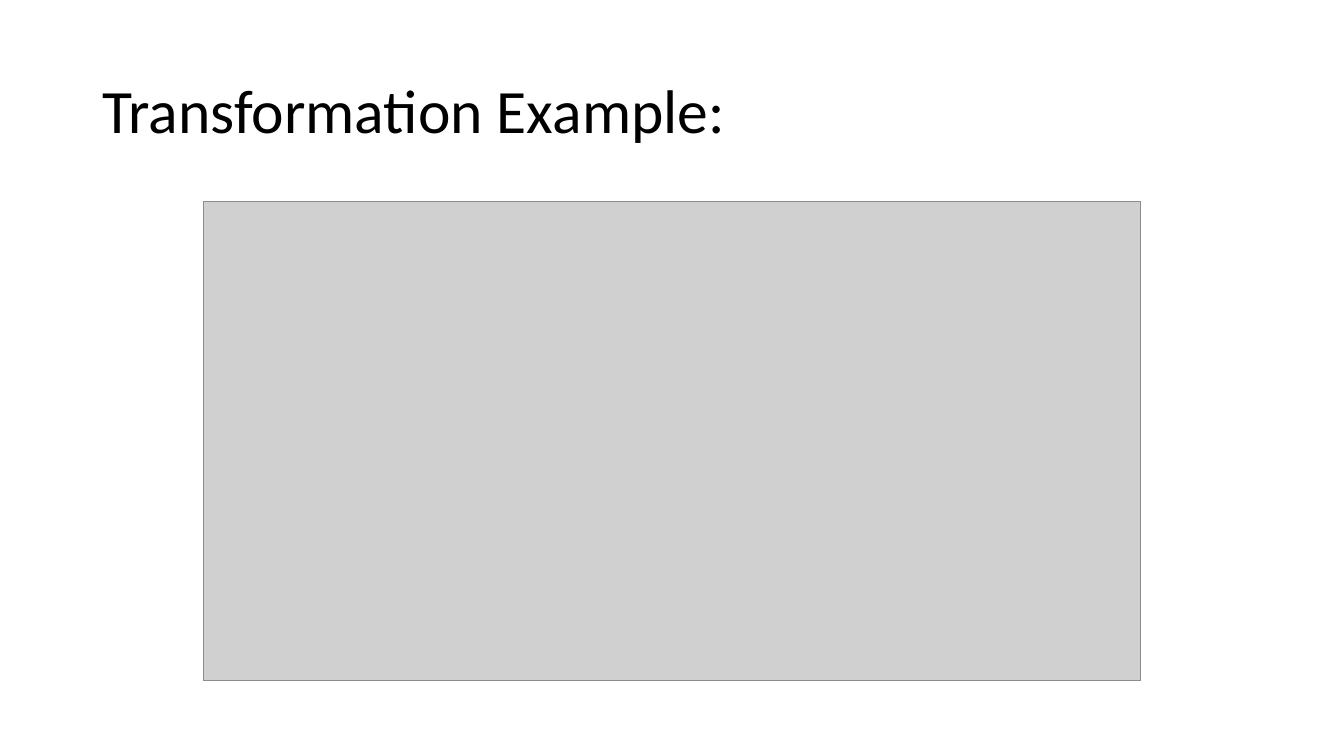
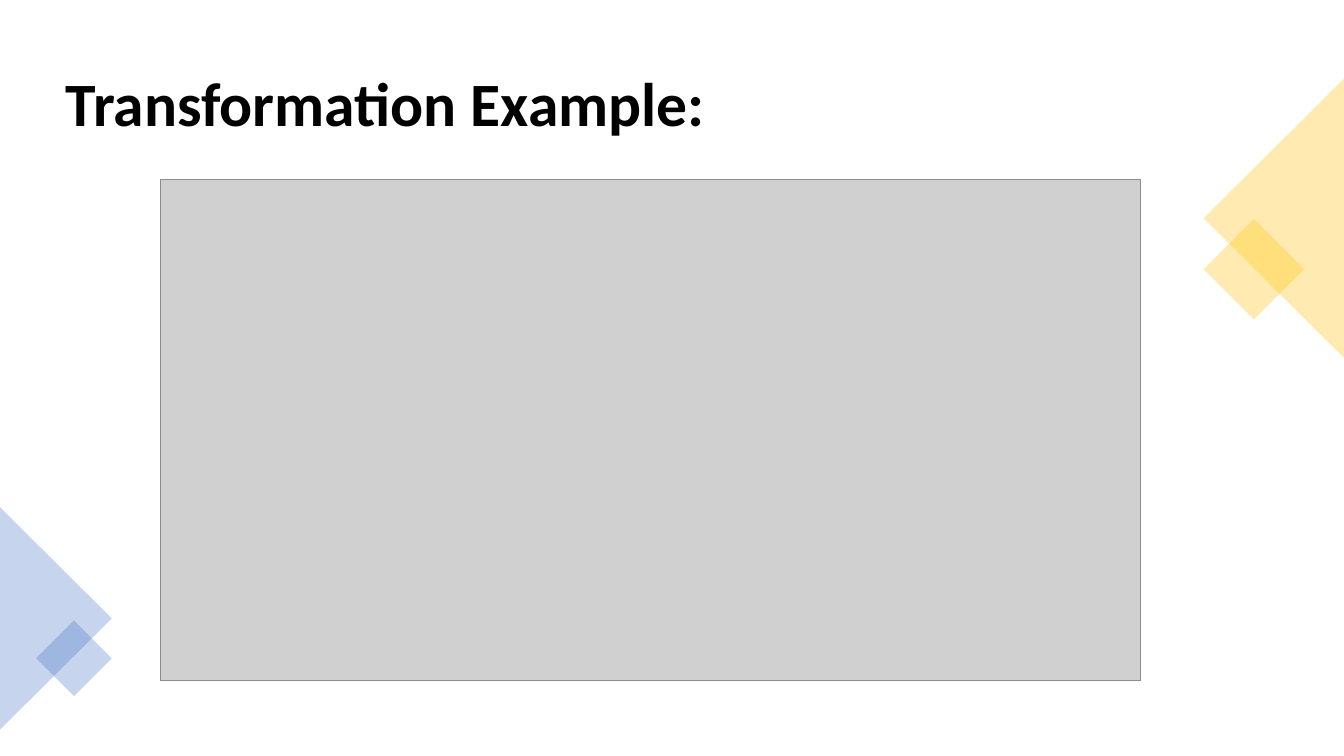
Before and after one commit to V-Villagomez/ETL-Stock-Trends, a slide deck: slide 6 of diagrams/Stock Trends ETL Process.pptx (slide 3 before the commit). Drawn at 1344x756 pixels with LibreOffice and Linux fonts; fonts in the diff are those of the drawing; grey boxes stand for pictures. Boxes give left, top, right and bottom in pixels: in the first picture for what was removed or moved away, otherwise in the second. Text is boxed around its words. In the diff, an @@ line names an element or a change of style, - is before the commit and + after.

```diff
--- a/diagrams/Stock Trends ETL Process.pptx
+++ b/diagrams/Stock Trends ETL Process.pptx
@@ text "Transformation Example:": place and size @@
-text "Transformation Example:" at box(102, 90, 725, 143)
+text "Transformation Example:" at box(66, 82, 705, 136)
@@ text "Transformation Example:" at box(66, 82, 705, 136): bold on @@
@@ triangle added at box(1204, 79, 1344, 358), fill #FFC000 at 30% opacity @@
@@ picture: place and size @@
-picture at box(204, 202, 1141, 682)
+picture at box(161, 179, 1141, 681)
@@ rectangle added at box(1204, 219, 1305, 320), fill #FFC000 at 30% opacity @@
@@ triangle added at box(0, 507, 112, 730), fill #4472C4 at 30% opacity @@
@@ rectangle added at box(36, 620, 112, 696), fill #4472C4 at 30% opacity @@
```
Also in this commit, not shown: 3 other slides changed, 7 slides added, 1 other file.
